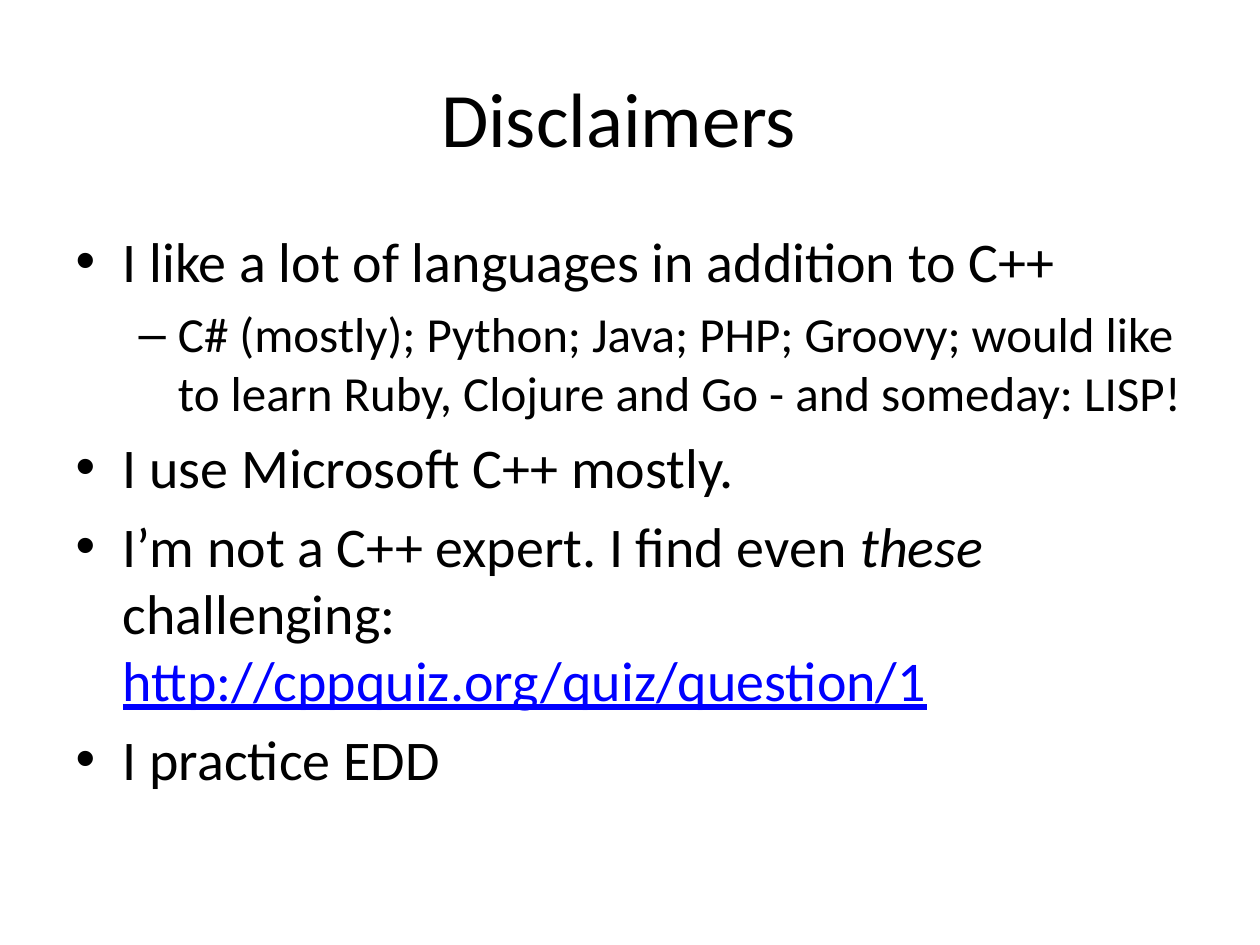
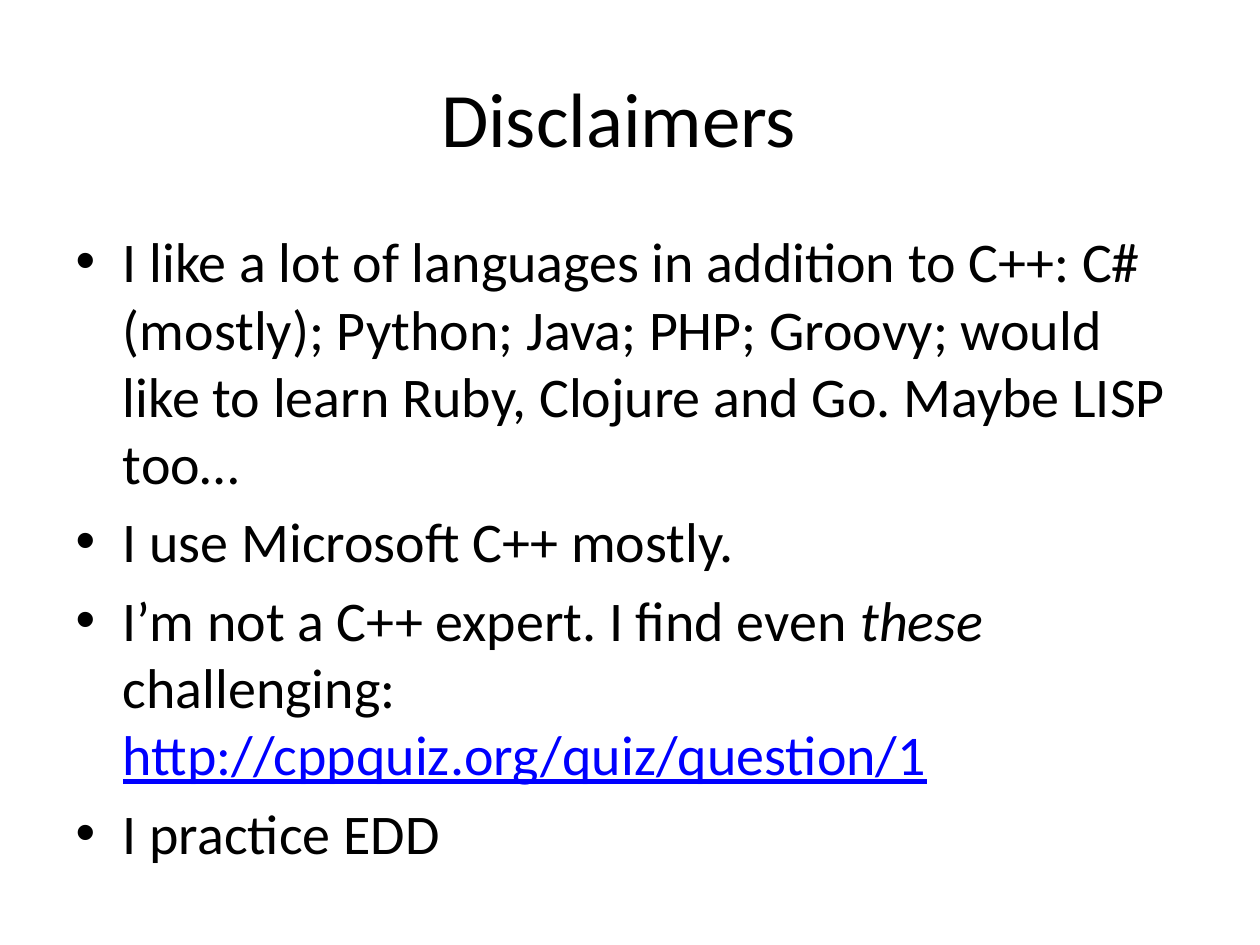
Before and after one commit to fellmad/FunWithCpp11, a slide deck: slide 2 of doc/Fun_with_C++11.pptx. Drawn at 1260x945 pixels with LibreOffice and Linux fonts; fonts in the diff are those of the drawing. Boxes give left, top, right and bottom in pixels: in the first picture for what was removed or moved away, otherwise in the second. Text is boxed around its words. In the diff, an @@ line names an element or a change of style, - is before the commit and + after.

Commit message:
pod; pptx

```diff
--- a/doc/Fun_with_C++11.pptx
+++ b/doc/Fun_with_C++11.pptx
@@ text at (123,243,1164,485): text changed; size 28 to 32 pt @@
-• I like a lot of languages in addition to C++
-  – C# (mostly); Python; Java; PHP; Groovy; would like to learn Ruby, Clojure and Go - and someday: LISP!
+• I like a lot of languages in addition to C++: C# (mostly); Python; Java; PHP; Groovy; would like to learn Ruby, Clojure and Go. Maybe LISP too…
```
Also in this commit, not shown: 7 other slides changed, 2 slides added, 6 slides removed, 2 other files.
